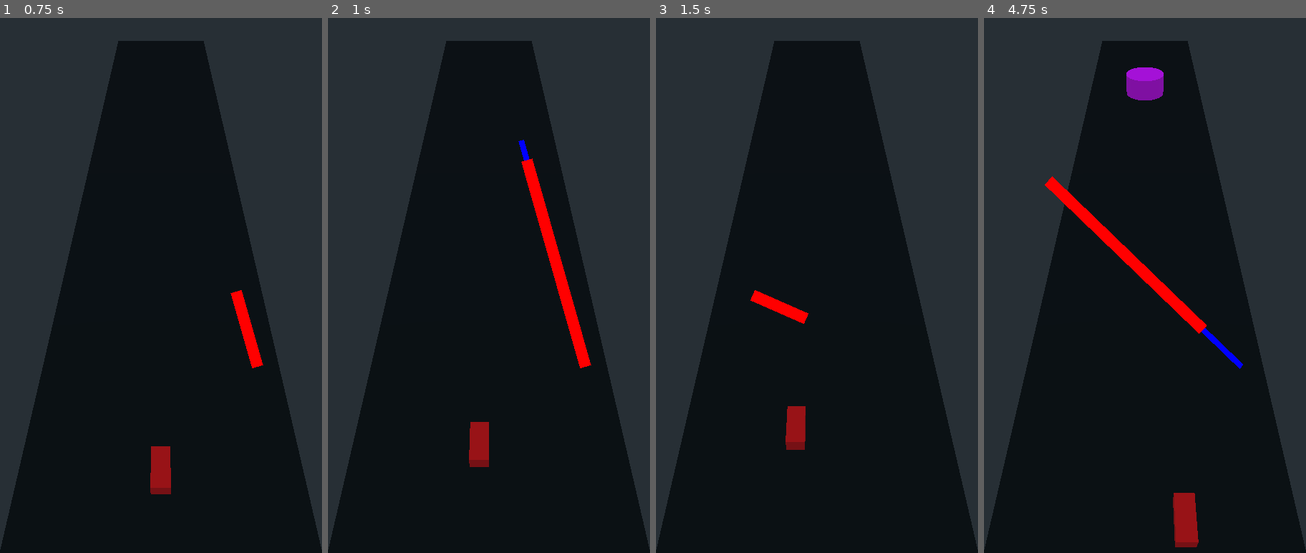
Above: before the commit, frames 1-4 (left to right).
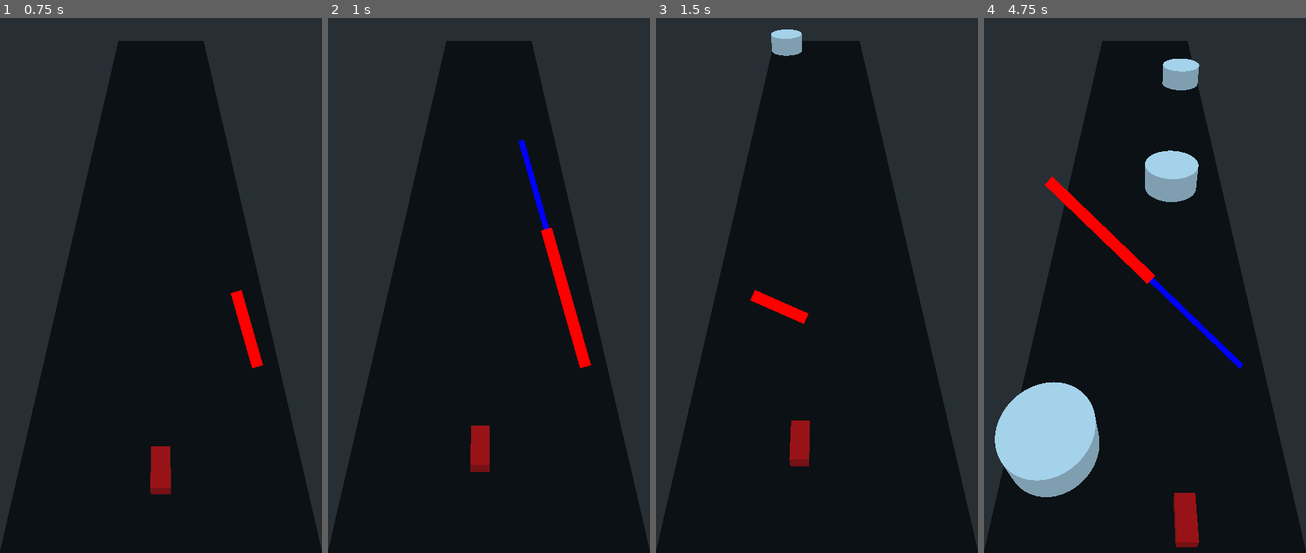
Above: after the commit, the same moments.

Repository: Denkkou/Gravity-Well-Prototype
Game: Godot game, scene res://Environment.tscn
The game is run twice, just before and just after one commit, with the same random seed, the same clock (stepped at 60 frames per second) and the same inputs.
Inputs (mouse positions are in pixels of both pictures, inside the frame that each line leads up to):
- Up to frame 1 (0.75 s): drag from (257, 365) to (193, 141) at 0.52 s
- Up to frame 2 (1 s): no input
- Up to frame 3 (1.5 s): drag from (752, 296) to (913, 365) at 1.27 s
- Up to frame 4 (4.75 s): move the mouse to (1177, 141) at 2.02 s; click (1177, 141) at 2.17 s; drag from (1128, 381) to (1048, 178) at 2.77 s; move the mouse to (1241, 355) at 3.52 s; click (1241, 355) at 3.67 s; drag from (1048, 178) to (1241, 365) at 4.27 s

Frame 1 is identical in both runs. In frame 2, 0.7% of the frame differs, in the area x 43-70%, y 26-85%; in frame 3, 1.0%; in frame 4, 8.6%, in the area x 3-70%, y 7-99%.

Commit message:
Well Recycling and Random Spawns
Wells now recycle into the waiting room when leaving the screen. This uses some hard coded numbers so might require a rethink to make less easy to break.

Randomised spawns are chosen for each well. Consecutive duplicate spawn locations are removed. Isn't truly random, might be room for improvement or tuning to appear random.

Room for improvement could be in spawning two at a time and widening potential delays between spawns.

Diff:
--- /dev/null
+++ b/BoundaryPlane.gd
@@ -0,0 +1,4 @@
+extends Area
+
+func _ready():
+	pass
--- a/Environment.tscn
+++ b/Environment.tscn
@@ -1,24 +1,28 @@
-[gd_scene load_steps=11 format=2]
+[gd_scene load_steps=13 format=2]
 
 [ext_resource path="res://Player.gd" type="Script" id=1]
 [ext_resource path="res://VectorCreator.tscn" type="PackedScene" id=2]
 [ext_resource path="res://GravWellSpawner.gd" type="Script" id=3]
 [ext_resource path="res://Gravity Well.tscn" type="PackedScene" id=4]
+[ext_resource path="res://BoundaryPlane.gd" type="Script" id=5]
 
 [sub_resource type="BoxShape" id=1]
 extents = Vector3( 1, 0.0287637, 1 )
 
 [sub_resource type="PlaneMesh" id=2]
 
-[sub_resource type="SpatialMaterial" id=7]
+[sub_resource type="SpatialMaterial" id=3]
 albedo_color = Color( 0, 0, 0, 1 )
 
-[sub_resource type="CubeMesh" id=3]
+[sub_resource type="CubeMesh" id=4]
 
-[sub_resource type="SpatialMaterial" id=4]
+[sub_resource type="SpatialMaterial" id=5]
 albedo_color = Color( 0.933333, 0.0235294, 0.0235294, 1 )
 
-[sub_resource type="BoxShape" id=5]
+[sub_resource type="BoxShape" id=6]
+
+[sub_resource type="BoxShape" id=7]
+extents = Vector3( 0.227585, 0.189544, 0.318471 )
 
 [node name="GameWorld" type="Spatial"]
 
@@ -105,9 +109,15 @@
 transform = Transform( 1, 0, 0, 0, 1, 0, 0, 0, 1, -2, 0, 1 )
 
 [node name="SpawnPoint2" type="Position3D" parent="GravWellSpawner"]
+transform = Transform( 1, 0, 0, 0, 1, 0, 0, 0, 1, -1, 0, 1 )
+
+[node name="SpawnPoint3" type="Position3D" parent="GravWellSpawner"]
 transform = Transform( 1, 0, 0, 0, 1, 0, 0, 0, 1, 0, 0, 1 )
 
-[node name="SpawnPoint3" type="Position3D" parent="GravWellSpawner"]
+[node name="SpawnPoint4" type="Position3D" parent="GravWellSpawner"]
+transform = Transform( 1, 0, 0, 0, 1, 0, 0, 0, 1, 1, 0, 1 )
+
+[node name="SpawnPoint5" type="Position3D" parent="GravWellSpawner"]
 transform = Transform( 1, 0, 0, 0, 1, 0, 0, 0, 1, 2, 0, 1 )
 
 [node name="VectorCreator" parent="." instance=ExtResource( 2 )]
@@ -132,4 +142,17 @@
 [node name="Gravity Well8" parent="GravWellWaitingRoom" instance=ExtResource( 4 )]
 
 [node name="Gravity Well9" parent="GravWellWaitingRoom" instance=ExtResource( 4 )]
+
+[node name="Gravity Well10" parent="GravWellWaitingRoom" instance=ExtResource( 4 )]
+
+[node name="BoundaryPlane" type="Area" parent="."]
+transform = Transform( -13.7592, -3.42697e-07, 2.2215e-14, 0, -8.74228e-08, -2.966, 3.06854e-07, -1, 6.4824e-08, 0, 0, 14.3437 )
+collision_layer = 2
+collision_mask = 2
+script = ExtResource( 5 )
+
+[node name="CollisionShape" type="CollisionShape" parent="BoundaryPlane"]
+transform = Transform( 1, -3.55271e-15, 2.11758e-22, 0, 1, 0, 0, -3.55271e-15, 1, 0, 0, 0 )
+shape = SubResource( 7 )
 [connection signal="vector_created" from="VectorCreator" to="Player" method="_drag_vector"]
+[connection signal="area_entered" from="BoundaryPlane" to="GravWellSpawner" method="_on_BoundaryPlane_area_entered"]
--- a/GravWellSpawner.gd
+++ b/GravWellSpawner.gd
@@ -1,25 +1,23 @@
 extends Spatial
-
-
-# if gravity well reaches destruction plane
-	# the plane should emit a signal containing info on the well that touched it
-	# this object should receive that signal, and teleport that well into waiting and -1 from total
-	# disable the well's movement via its disable_move function
-
 
 # get reference to waiting room which holds all of the wells to spawn
 export(NodePath) onready var _gravity_well_wr = get_node(_gravity_well_wr) as Spatial
 
-export(int) var _spawn_cap = 5
-export(int) var _time_interval_min = 120
-export(int) var _time_interval_max = 200
+export(int) var _spawn_cap = 9
+export(int) var _time_interval_min = 60
+export(int) var _time_interval_max = 90
 
 var _frames_since_last_spawn = 0
 var _decided_spawn_interval = 0
 var _currently_spawned = 0
+var _spawn_index = 0
 
 var _rng = RandomNumberGenerator.new()
+var _rand
+var _last_rand
+
 var _waiting_room
+
 
 func _ready():
 	_rng.randomize()
@@ -28,8 +26,9 @@
 
 func _process(delta):
 	_frames_since_last_spawn += 1
-	print(_frames_since_last_spawn)
+	#print(_frames_since_last_spawn)
 	_spawn_well(_time_to_spawn())
+	print(_currently_spawned)
 
 
 func _time_to_spawn() -> bool:
@@ -38,7 +37,7 @@
 		# decide upon a spawn interval
 		if _decided_spawn_interval == 0:
 			_decided_spawn_interval = _rng.randi_range(_time_interval_min, _time_interval_max)
-			print(_decided_spawn_interval)
+			#print(_decided_spawn_interval)
 
 	#if that interval is reached, allow spawning
 	if _frames_since_last_spawn == _decided_spawn_interval:
@@ -47,6 +46,7 @@
 		return false
 
 
+# Add a random chance to spawn an additional well 2 spaces away
 func _spawn_well(can_spawn) -> void:
 	if can_spawn == true:
 		# if spawned objects < spawn_cap
@@ -54,13 +54,34 @@
 			# randomly choose spawn point
 
 			# get child at position (currently_spawned)
-			var gravity_well_to_spawn = _waiting_room[_currently_spawned]
+			var gravity_well_to_spawn = _waiting_room[_spawn_index]
 
 			# spawn child(currently_spawned) at spawn point
-			gravity_well_to_spawn.global_transform = self.global_transform
+			var spawns = self.get_children()
+
+			while _rand == _last_rand:
+				_rand = _rng.randi_range(0, self.get_child_count() - 1)
+
+			var chosen_spawn = spawns[_rand]
+			_last_rand = _rand
+
+			gravity_well_to_spawn.global_transform = chosen_spawn.global_transform
 			gravity_well_to_spawn.enable_move()
+
+			# spawn index tracks progress through waiting room
+			if _spawn_index == _spawn_cap:
+				_spawn_index = 0
 
 		# reset and move on
 		_frames_since_last_spawn = 0
 		_decided_spawn_interval = 0
 		_currently_spawned += 1
+		_spawn_index += 1
+
+
+# if gravity well reaches destruction plane
+func _on_BoundaryPlane_area_entered(area):
+	if area.name.begins_with("Grav"):
+		area.disable_move()
+		area.global_transform = _gravity_well_wr.global_transform
+		_currently_spawned -= 1
--- a/Gravity Well.gd
+++ b/Gravity Well.gd
@@ -1,6 +1,6 @@
-extends MeshInstance
+extends Area
 
-export(float) var speed = 5
+export(float) var speed = 8
 
 var can_move = false
 
--- a/Gravity Well.tscn
+++ b/Gravity Well.tscn
@@ -2,12 +2,18 @@
 
 [ext_resource path="res://Gravity Well.gd" type="Script" id=1]
 
-[sub_resource type="CylinderMesh" id=6]
+[sub_resource type="CylinderMesh" id=1]
 
-[sub_resource type="SpatialMaterial" id=8]
-albedo_color = Color( 1, 0, 0.913725, 1 )
+[sub_resource type="CylinderShape" id=2]
 
-[node name="Gravity Well" type="MeshInstance"]
-mesh = SubResource( 6 )
-material/0 = SubResource( 8 )
+[node name="Gravity Well" type="Area"]
+collision_layer = 2147483650
+collision_mask = 2
 script = ExtResource( 1 )
+
+[node name="Area" type="MeshInstance" parent="."]
+mesh = SubResource( 1 )
+material/0 = null
+
+[node name="CollisionShape" type="CollisionShape" parent="."]
+shape = SubResource( 2 )
--- a/VectorCreator.gd
+++ b/VectorCreator.gd
@@ -3,7 +3,7 @@
 
 signal vector_created(vector)
 
-export(float) var max_length := 300
+export(float) var max_length := 200
 
 var touch_down := false
 var position_start := Vector2.ZERO
Not shown: 2 places in Environment.tscn that only renumber resources
